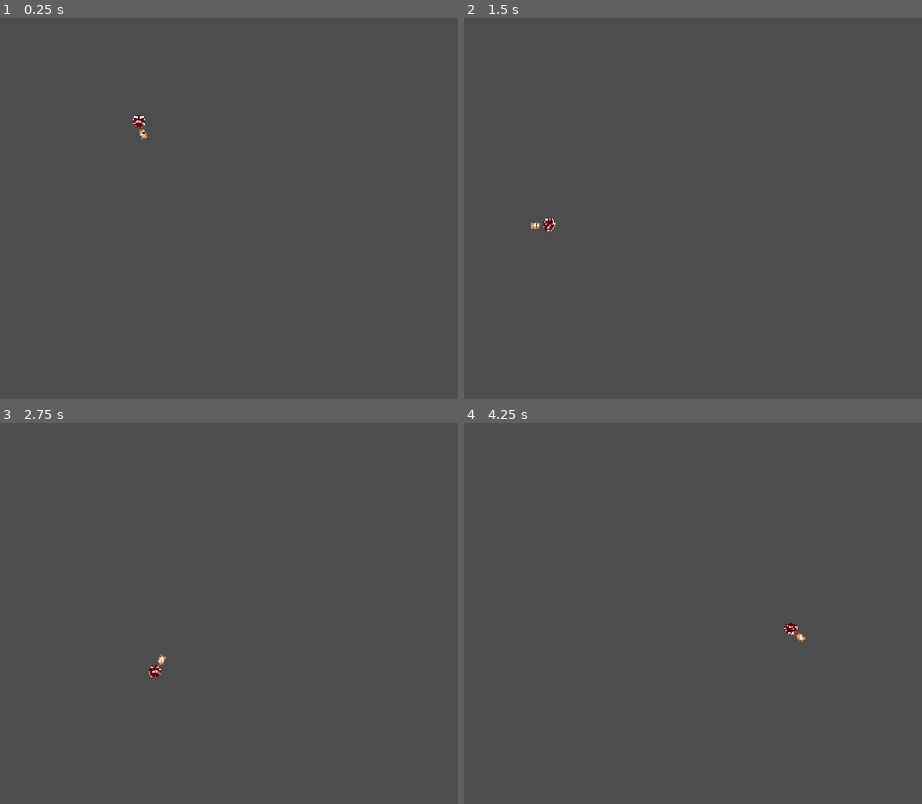
Above: before the commit, frames 1-4 (two rows, left to right).
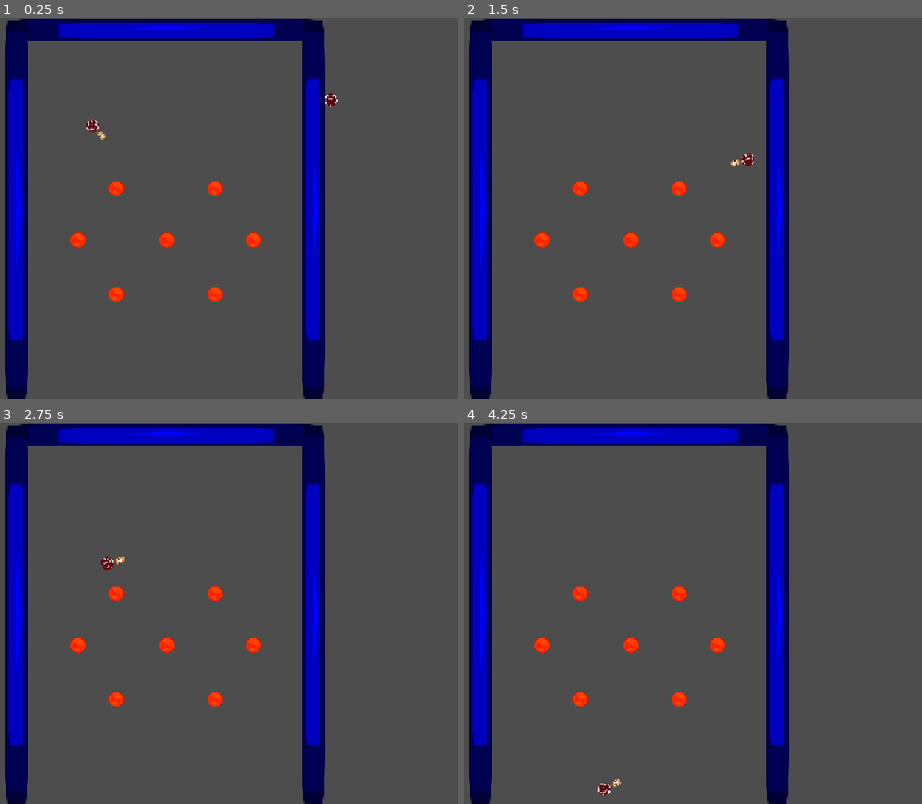
Above: after the commit, the same moments.

Repository: AstrrX3/Gamejam
Game: Godot game, scene res://test.tscn
Same seed, same stepped clock (60 frames per second), same inputs: the game is played once before the commit and once after it. Before the commit the project starts from res://main.tscn. The engine's default icon, where the game draws it, is replaced by a stand-in: a white triangle on a blue panel in a dark square.
Inputs (mouse positions are in pixels of both pictures, inside the frame that each line leads up to):
- Up to frame 1 (0.25 s): no input
- Up to frame 2 (1.5 s): move the mouse to (784, 189) at 0.52 s; click (784, 189) at 0.6 s; move the mouse to (496, 227) at 1.27 s; click (496, 227) at 1.35 s
- Up to frame 3 (2.75 s): tap Enter at 2 s; move the mouse to (238, 529) at 2.02 s; click (238, 529) at 2.1 s
- Up to frame 4 (4.25 s): move the mouse to (601, 689) at 2.77 s; click (601, 689) at 2.85 s; move the mouse to (834, 670) at 3.52 s; click (834, 670) at 3.6 s

The runs differ from the first frame. In frame 1, 14% of the frame differs, in the area x 1-74%, y 0-100%; in frame 2, 14%; in frame 3, 14%; in frame 4, 14%.

Commit message:
it didnt commit wtf

Diff:
--- a/gay-plinko/ball.gd
+++ b/gay-plinko/ball.gd
@@ -11,5 +11,3 @@
 	$shotgun.rotcorrect = rotation_degrees
 	if Input.is_action_just_pressed("shoot"):
 		apply_impulse($shotgun.shoot())
-	if linear_velocity.length() > hardcap:
-		linear_velocity = linear_velocity.normalized() * (hardcap - 5)
--- a/gay-plinko/main.tscn
+++ /dev/null
@@ -1,13 +0,0 @@
-[gd_scene format=3 uid="uid://bxsv72su7clxx"]
-
-[ext_resource type="PackedScene" uid="uid://7jgio8cingnp" path="res://ball.tscn" id="1_ig7tw"]
-[ext_resource type="PackedScene" uid="uid://bql4gxnlcjgh5" path="res://platform.tscn" id="2_0xm2m"]
-
-[node name="base" type="Node2D" unique_id=1876613877 groups=["wall"]]
-
-[node name="RigidBody2D" parent="." unique_id=969029978 instance=ExtResource("1_ig7tw")]
-position = Vector2(524, 148)
-
-[node name="StaticBody2D" parent="." unique_id=695491958 groups=["wall"] instance=ExtResource("2_0xm2m")]
-position = Vector2(512, 430)
-rotation = 0.44250375
--- a/gay-plinko/project.godot
+++ b/gay-plinko/project.godot
@@ -20,6 +20,12 @@
 window/stretch/mode="canvas_items"
 window/stretch/aspect="expand"
 
+[file_customization]
+
+folder_colors={
+"res://gay/": "pink"
+}
+
 [global_group]
 
 wall=""
--- /dev/null
+++ b/gay-plinko/test.tscn
@@ -0,0 +1,12 @@
+[gd_scene format=3 uid="uid://bxsv72su7clxx"]
+
+[ext_resource type="PackedScene" uid="uid://7jgio8cingnp" path="res://ball.tscn" id="1_8uh7m"]
+[ext_resource type="PackedScene" uid="uid://bqqge7dk2by4o" path="res://haven.tscn" id="2_6uqi0"]
+
+[node name="base" type="Node2D" unique_id=1876613877 groups=["wall"]]
+
+[node name="RigidBody2D" parent="." unique_id=969029978 instance=ExtResource("1_8uh7m")]
+position = Vector2(550, 99)
+
+[node name="Node2D" parent="." unique_id=1951845257 instance=ExtResource("2_6uqi0")]
+position = Vector2(0, 0)
